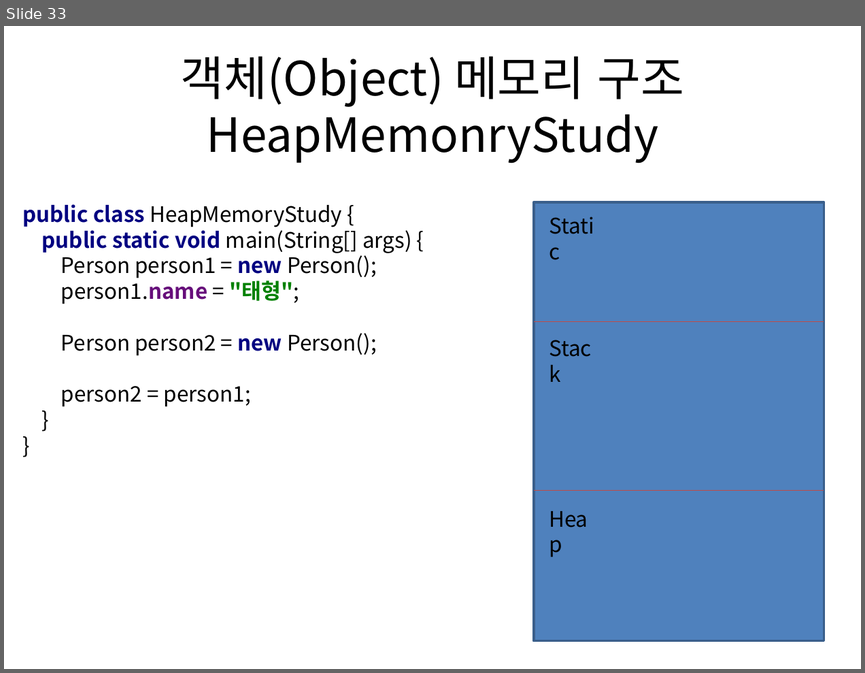
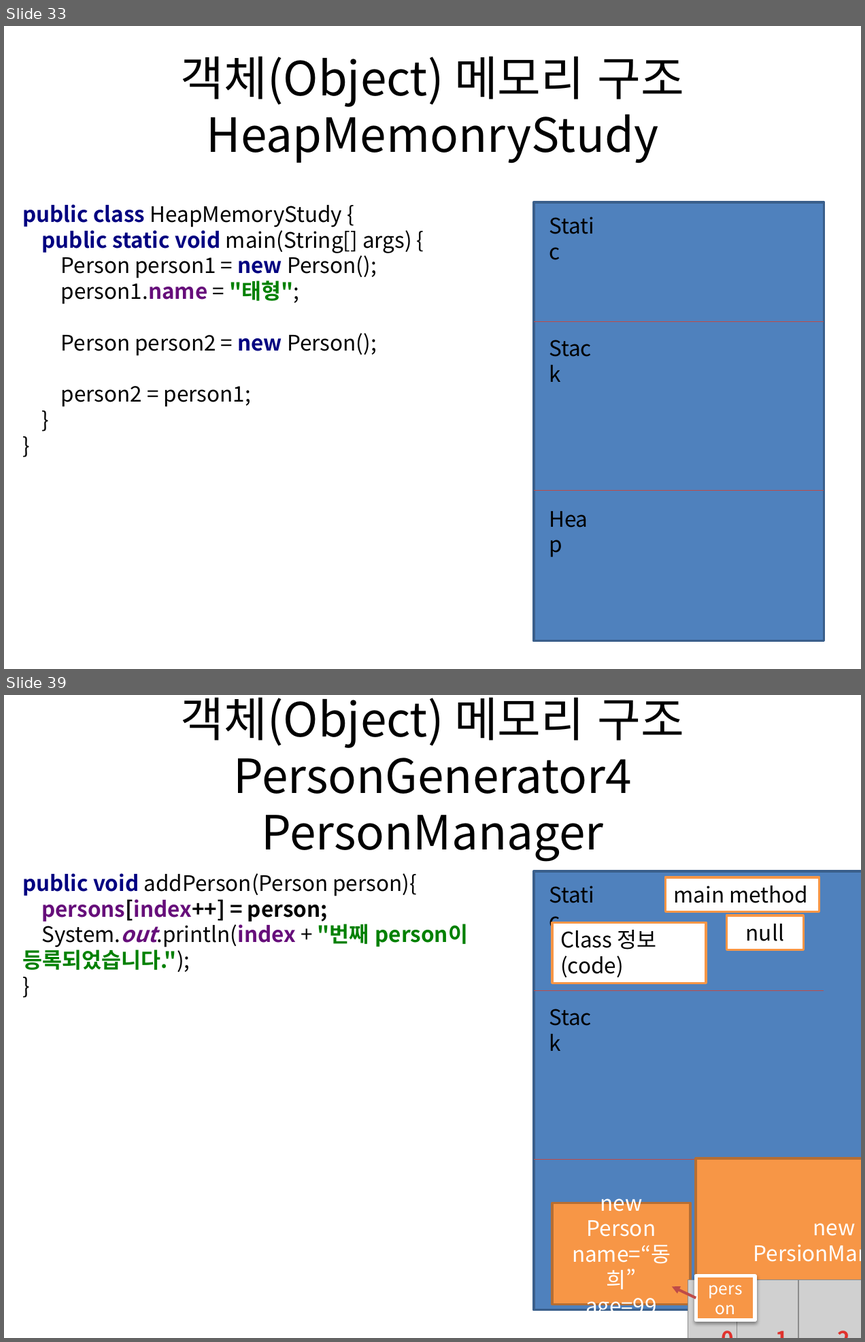
Before and after one commit to terdong/JavaStudyForAcademyStudent2, a slide deck: ppt/day7_day8__day9_Class.pptx. Shown one above the other, each under a label of ours: slide 33 before the commit, slides 33 and 39 after it; the slides between them are not shown. The pictures are 865x673 and 865x1342 pixels, drawn with LibreOffice and Linux fonts; fonts in the diff are those of the drawing; grey boxes stand for pictures; background and template pictures are left out. Boxes give left, top, right and bottom in pixels: in the first picture for what was removed or moved away, otherwise in the second. Text is boxed around its words. In the diff, an @@ line names an element or a change of style, - is before the commit and + after.

Commit message:
클래스 객체 다루기 Scanner 생성 및 사용법

```diff
--- a/ppt/day7_day8__day9_Class.pptx
+++ b/ppt/day7_day8__day9_Class.pptx
@@ slide 39 added at (x1=4, y1=695, x2=861, y2=1338), background #FFFFFF @@
@@ title added at (x1=181, y1=697, x2=685, y2=794), 39.6 pt, text #000000 @@
+객체(Object) 메모리 구조
+PersonGenerator4
+PersonManager
@@ text added at (x1=22, y1=873, x2=468, y2=972), 18 pt, text #000000, bold @@
+public void addPerson(Person person){
+persons[index++] = person;
+System.out.println(index + "번째 person이 등록되었습니다.");
+}
@@ rectangle added at (x1=534, y1=870, x2=861, y2=1309), fill #4F81BD, outline #3A5F8C 2 pt @@
@@ text added at (x1=541, y1=877, x2=611, y2=912), 18 pt, text #000000 @@
+Static
@@ rectangle added at (x1=666, y1=877, x2=819, y2=912), fill #FFFFFF, outline #F79646 2 pt, 18 pt, text #000000 @@
+main method
@@ rectangle added at (x1=726, y1=915, x2=804, y2=949), fill #FFFFFF, outline #F79646 2 pt, 18 pt, text #000000 @@
+null
@@ rectangle added at (x1=552, y1=922, x2=706, y2=983), fill #FFFFFF, outline #F79646 2 pt, 18 pt, text #000000 @@
+Class 정보(code)
@@ line added from (534, 991) to (824, 991), #BF4C48 0.75 pt @@
@@ text added at (x1=541, y1=1000, x2=609, y2=1034), 18 pt, text #000000 @@
+Stack
@@ line added from (534, 1159) to (824, 1159), #BF4C48 0.75 pt @@
@@ rectangle added at (x1=696, y1=1157, x2=861, y2=1338), fill #F79646, outline #B76F34 2 pt, 18 pt, text #FFFFFF @@
+new
+PersionManager
@@ rectangle added at (x1=552, y1=1203, x2=690, y2=1304), fill #F79646, outline #B76F34 2 pt, 18 pt, text #FFFFFF @@
+new
+Person
+name=“동희”
+age=99
@@ arrow added from (696, 1297) to (672, 1286), #BF4C48 2.25 pt @@
@@ picture added at (x1=687, y1=1279, x2=779, y2=1338) @@
@@ rectangle added at (x1=696, y1=1275, x2=755, y2=1320), fill #F79646, outline #FFFFFF 3 pt, 14 pt, text #FFFFFF @@
+person
@@ picture added at (x1=736, y1=1279, x2=827, y2=1338) @@
@@ picture added at (x1=798, y1=1279, x2=861, y2=1338) @@
@@ text added at (x1=712, y1=1321, x2=742, y2=1338), 18 pt, text gradient #E0322D to #A2201C, bold @@
+0
@@ text added at (x1=766, y1=1321, x2=797, y2=1338), 18 pt, text gradient #E0322D to #A2201C, bold @@
+1
@@ text added at (x1=828, y1=1321, x2=858, y2=1338), 18 pt, text gradient #E0322D to #A2201C, bold @@
+2
```
Also in this commit, not shown: 2 slides changed, 4 other slides added, 7 other files.
